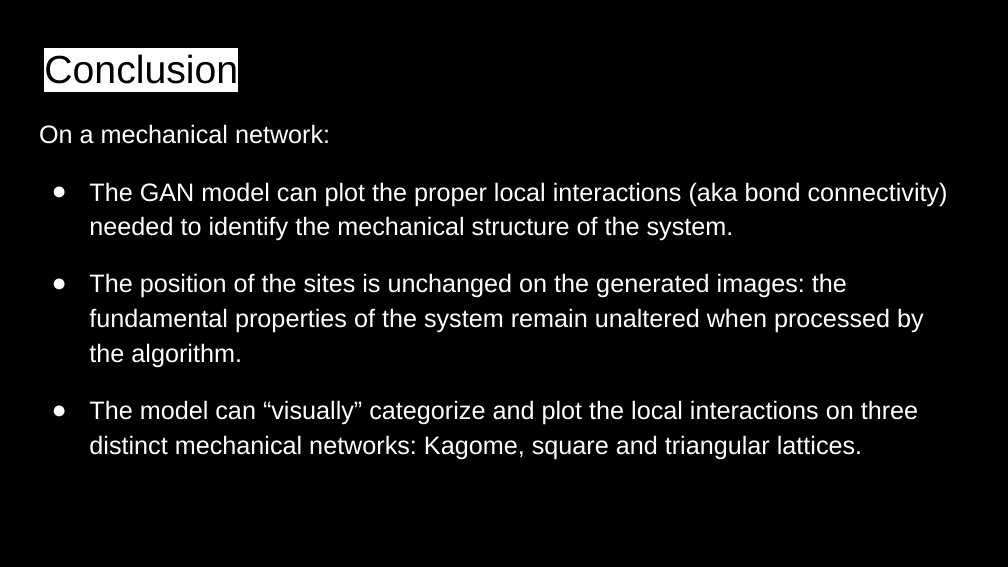
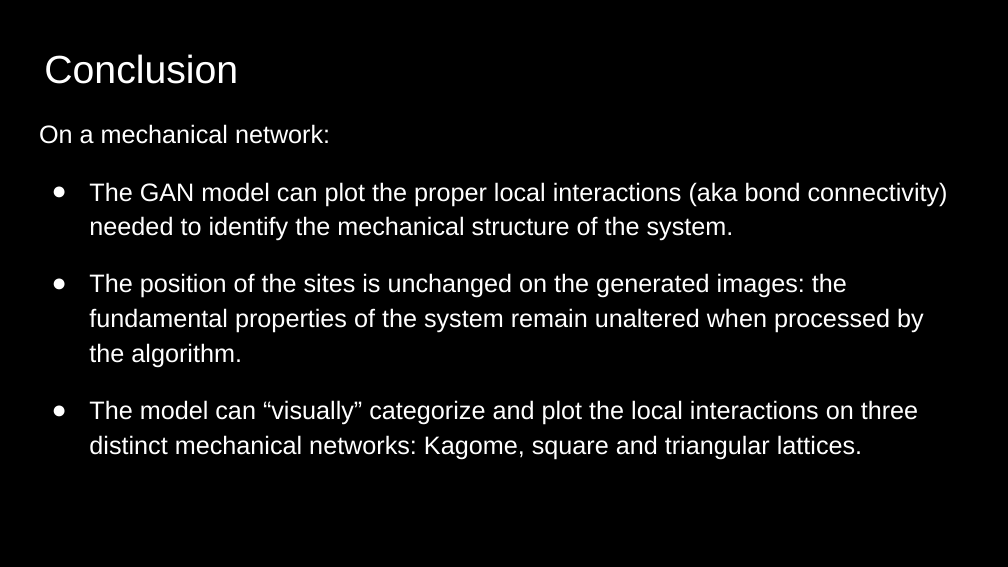
Before and after one commit to adriensaremi/Springboard, a slide deck: slide 12 of Capstone_2 - GAN and Mechanical Networks /Slides.pptx. Drawn at 1008x567 pixels with LibreOffice and Linux fonts; fonts in the diff are those of the drawing. Boxes give left, top, right and bottom in pixels: in the first picture for what was removed or moved away, otherwise in the second. Text is boxed around its words. In the diff, an @@ line names an element or a change of style, - is before the commit and + after.

```diff
--- a/Capstone_2 - GAN and Mechanical Networks /Slides.pptx
+++ b/Capstone_2 - GAN and Mechanical Networks /Slides.pptx
@@ title "Conclusion" at [44, 54, 238, 84]: text colour #000000 to #FFFFFF, highlight #FFFFFF to none @@
```
Also in this commit, not shown: 3 other slides changed, 1 slide added, 1 slide removed, 6 other files.
